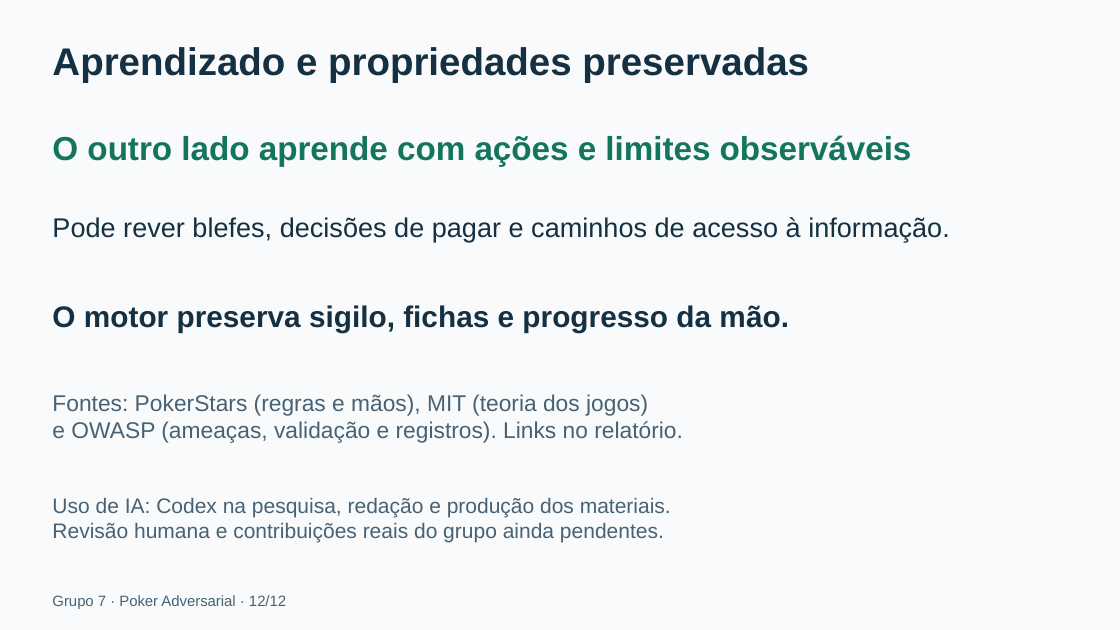
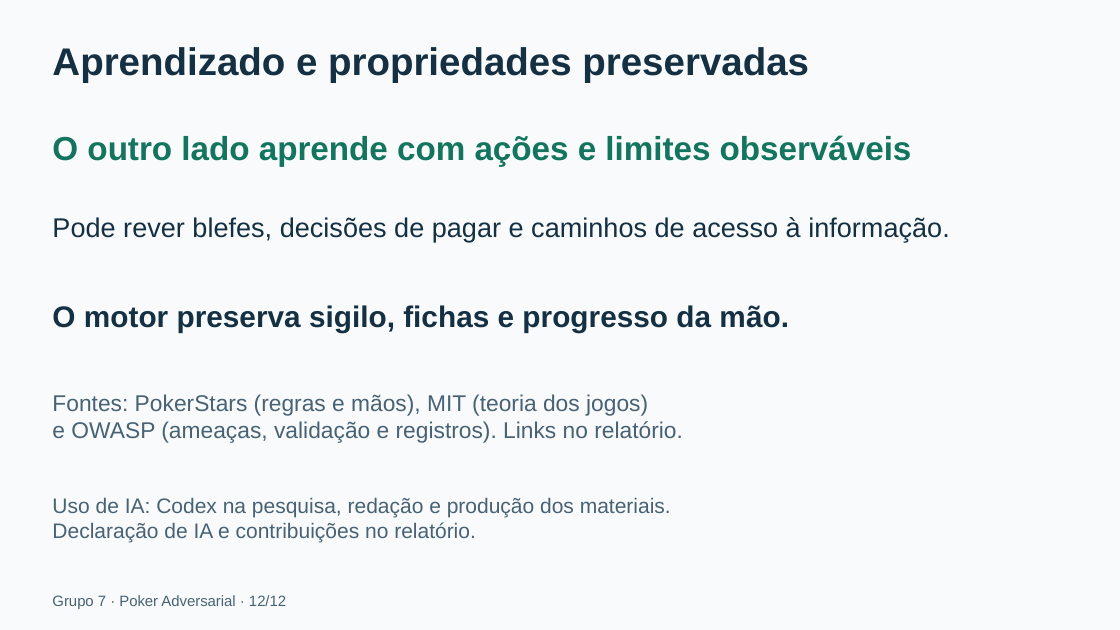
Before and after one commit to rafaelbtorres/Trabalho-1-Analise-de-Sistema-Adversarial, a slide deck: slide 12 of apresentacao/slides.pptx. Drawn at 1120x630 pixels with LibreOffice and Linux fonts; fonts in the diff are those of the drawing. Boxes give left, top, right and bottom in pixels: in the first picture for what was removed or moved away, otherwise in the second. Text is boxed around its words. In the diff, an @@ line names an element or a change of style, - is before the commit and + after.

Commit message:
docs: organiza relatório de entrega e adiciona guia interno

```diff
--- a/apresentacao/slides.pptx
+++ b/apresentacao/slides.pptx
@@ text at bbox=[52, 522, 476, 543]: text changed @@
-Revisão humana e contribuições reais do grupo ainda pendentes.
+Declaração de IA e contribuições no relatório.
```
Also in this commit, not shown: 9 other files.
